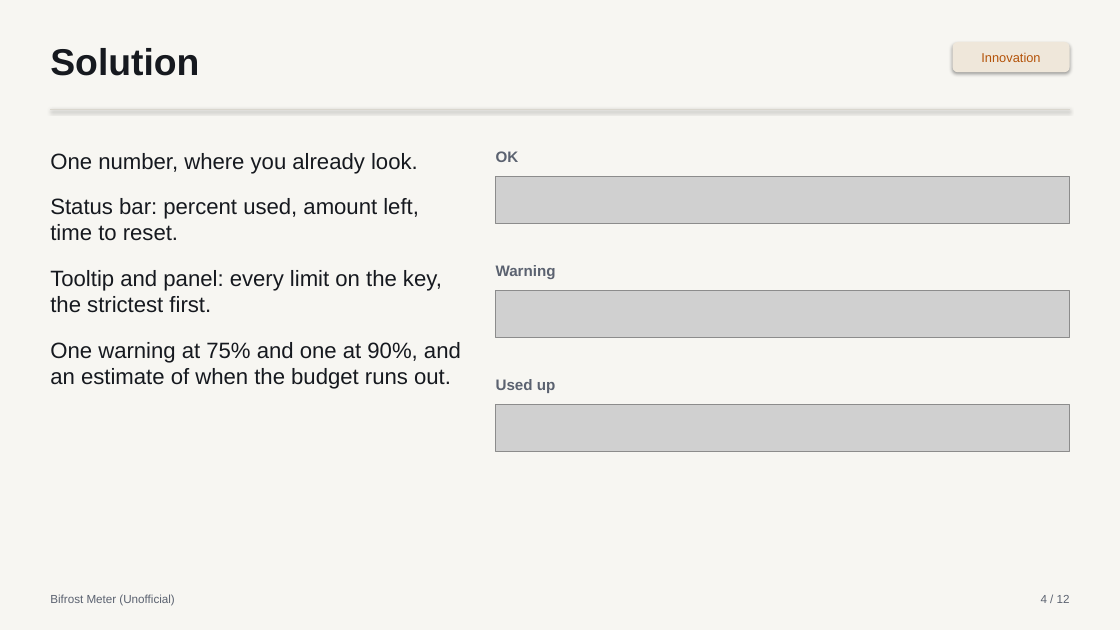
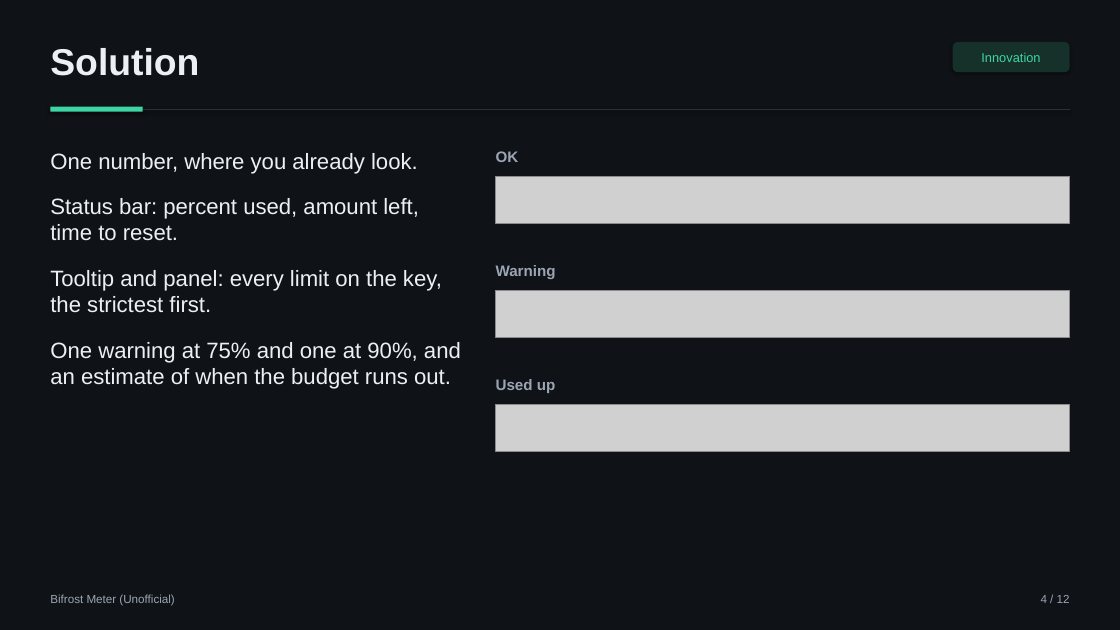
Before and after one commit to aimanmalib/bifrost-meter, a slide deck: slide 4 of deck/bifrost-meter.pptx. Drawn at 1120x630 pixels with LibreOffice and Linux fonts; fonts in the diff are those of the drawing; grey boxes stand for pictures. Boxes give left, top, right and bottom in pixels: in the first picture for what was removed or moved away, otherwise in the second. Text is boxed around its words. In the diff, an @@ line names an element or a change of style, - is before the commit and + after.

```diff
--- a/deck/bifrost-meter.pptx
+++ b/deck/bifrost-meter.pptx
@@ background #F7F6F2 to #0F1216 @@
@@ text "Solution" at bbox=[50, 48, 199, 76]: text colour #16191F to #ECEFF3 @@
@@ rounded rectangle "Innovation" at bbox=[953, 42, 1070, 72]: text colour #B45309 to #3DD6A3; fill #EFE7DA to #16302A @@
@@ line (50, 109) - (1070, 109): stroke #D9D6CE 1 pt to #2B313B 1 pt @@
@@ rectangle added at bbox=[50, 107, 143, 112], fill #3DD6A3 @@
@@ text "One number, where you already ..." at bbox=[50, 153, 461, 389]: text colour #16191F to #ECEFF3 @@
@@ text colour #5B6270 to #9BA5B4 in 5 elements at bbox=[50, 594, 174, 606], bbox=[1041, 595, 1070, 603], bbox=[496, 151, 519, 162], bbox=[496, 265, 556, 279], bbox=[496, 379, 555, 393] @@
```
Also in this commit, not shown: 11 other slides changed, 4 other files.
